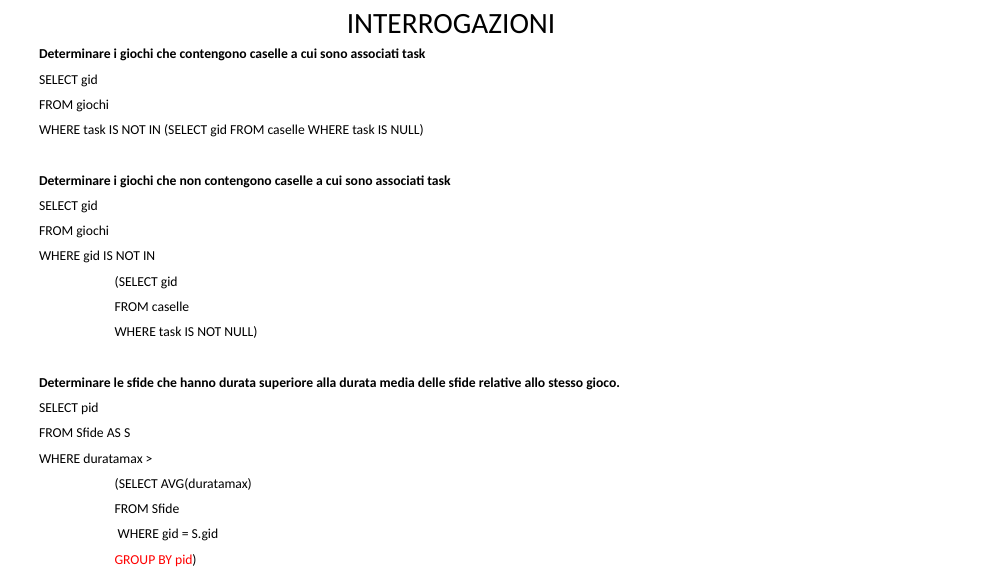
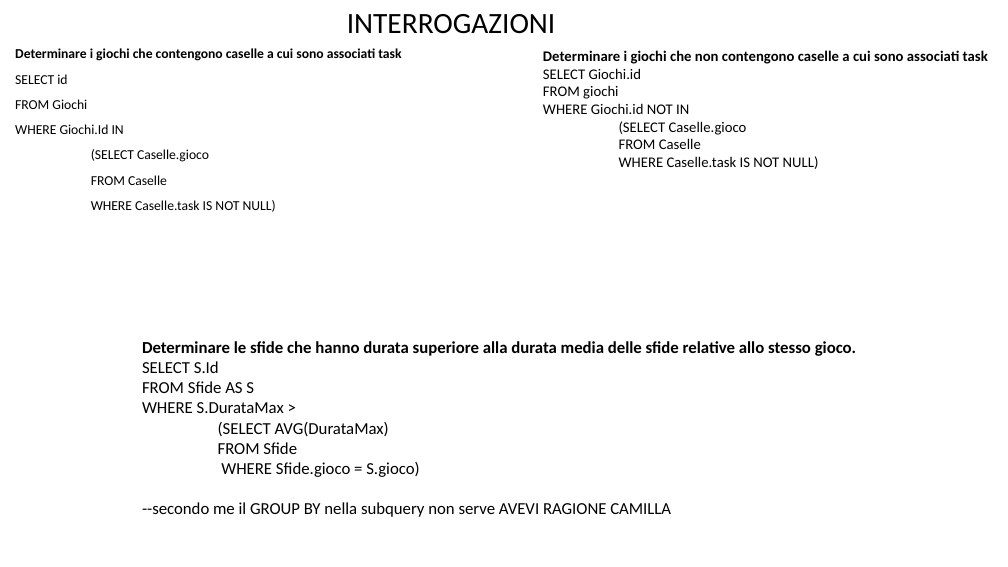
Before and after one commit to DavideGit-cs/BD_Progetto_Gruppo11, a slide deck: slide 17 of Vincoli_Domini_BDProgetto_finale.pptx. Drawn at 1008x567 pixels with LibreOffice and Linux fonts; fonts in the diff are those of the drawing. Boxes give left, top, right and bottom in pixels: in the first picture for what was removed or moved away, otherwise in the second. Text is boxed around its words. In the diff, an @@ line names an element or a change of style, - is before the commit and + after.

```diff
--- a/Vincoli_Domini_BDProgetto_finale.pptx
+++ b/Vincoli_Domini_BDProgetto_finale.pptx
@@ text "Determinare i giochi che contengono ...": place and size @@
-text "Determinare i giochi che contengono ..." at (39, 48, 620, 567)
+text "Determinare i giochi che contengono ..." at (15, 47, 401, 212)
@@ text added at (543, 50, 988, 169), 14 pt, text #000000 @@
+Determinare i giochi che non contengono caselle a cui sono associati task
+SELECT Giochi.id
+FROM giochi
+WHERE Giochi.id NOT IN
+(SELECT Caselle.gioco
+FROM Caselle
+WHERE Caselle.task IS NOT NULL)
@@ text at (15, 74, 276, 212): text changed @@
-SELECT gid
-FROM giochi
-WHERE task IS NOT IN (SELECT gid FRΟΜ caselle WHERE task IS NULL)
-Determinare i giochi che non contengono caselle a cui sono associati task
-SELECT gid
-FROM giochi
-WHERE gid IS NOT IN
-(SELECT gid
-FROM caselle
-WHERE task IS NOT NULL)
-Determinare le sfide che hanno durata superiore alla durata media delle sfide relative allo stesso gioco.
-SELECT pid
-FROM Sfide AS S
-WHERE duratamax >
-(SELECT AVG(duratamax)
-FROM Sfide
-WHERE gid = S.gid
-GROUP BY pid)
+SELECT id
+FROM Giochi
+WHERE Giochi.Id IN
+(SELECT Caselle.gioco
+FROM Caselle
+WHERE Caselle.task IS NOT NULL)
@@ text added at (142, 341, 856, 517), 16 pt, text #000000 @@
+Determinare le sfide che hanno durata superiore alla durata media delle sfide relative allo stesso gioco.
+SELECT S.Id
+FROM Sfide AS S
+WHERE S.DurataMax >
+(SELECT AVG(DurataMax)
+FROM Sfide
+WHERE Sfide.gioco = S.gioco)
+--secondo me il GROUP BY nella subquery non serve AVEVI RAGIONE CAMILLA
```
Also in this commit, not shown: 10 other slides changed, 1 other file.
